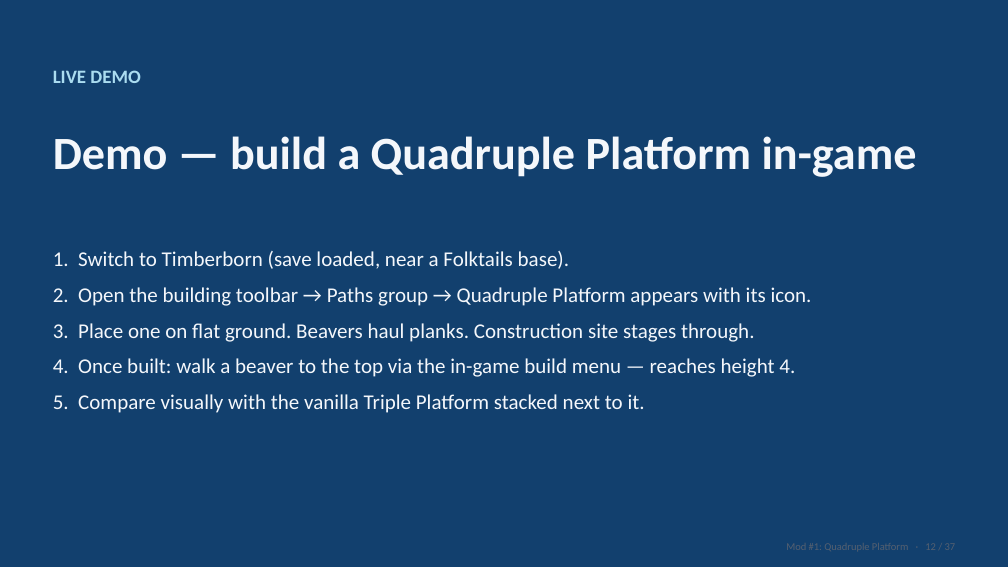
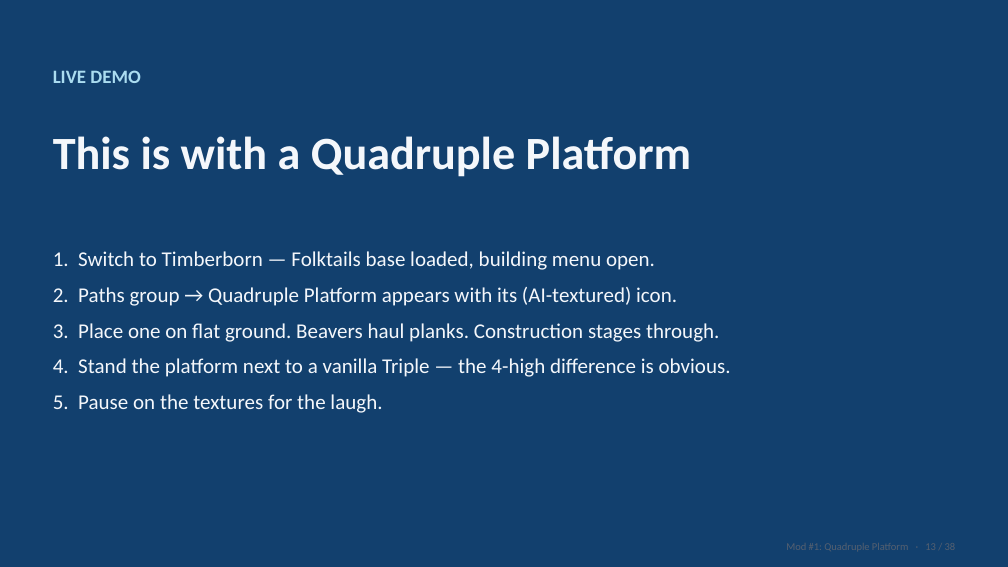
Before and after one commit to Spycho/timberborn-flood-mod, a slide deck: slide 13 of talk/timberborn-talk.pptx (slide 12 before the commit). Drawn at 1008x567 pixels with LibreOffice and Linux fonts; fonts in the diff are those of the drawing. Boxes give left, top, right and bottom in pixels: in the first picture for what was removed or moved away, otherwise in the second. Text is boxed around its words. In the diff, an @@ line names an element or a change of style, - is before the commit and + after.

```diff
--- a/talk/timberborn-talk.pptx
+++ b/talk/timberborn-talk.pptx
@@ text at (x1=53, y1=136, x2=692, y2=177): text changed @@
-Demo — build a Quadruple Platform in-game
+This is with a Quadruple Platform
@@ text at (x1=53, y1=251, x2=731, y2=413): text changed @@
-1. Switch to Timberborn (save loaded, near a Folktails base).
-2. Open the building toolbar → Paths group → Quadruple Platform appears with its icon.
-3. Place one on flat ground. Beavers haul planks. Construction site stages through.
-4. Once built: walk a beaver to the top via the in-game build menu — reaches height 4.
-5. Compare visually with the vanilla Triple Platform stacked next to it.
+1. Switch to Timberborn — Folktails base loaded, building menu open.
+2. Paths group → Quadruple Platform appears with its (AI-textured) icon.
+3. Place one on flat ground. Beavers haul planks. Construction stages through.
+4. Stand the platform next to a vanilla Triple — the 4-high difference is obvious.
+5. Pause on the textures for the laugh.
```
Also in this commit, not shown: 32 other slides changed, 3 slides added, 2 slides removed, 2 other files.
